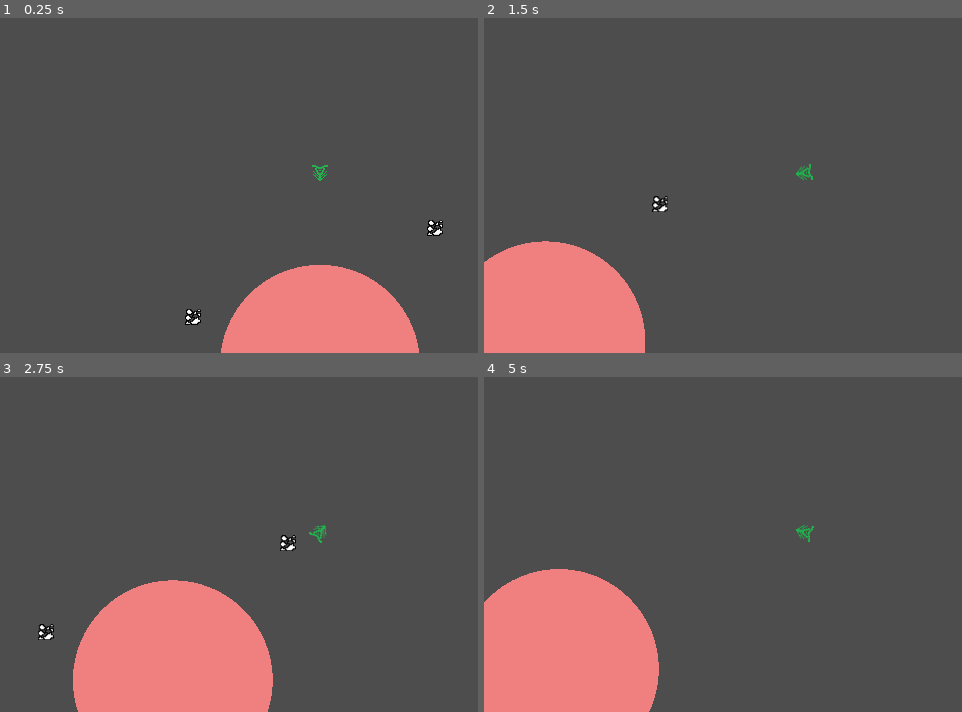
Above: before the commit, frames 1-4 (two rows, left to right).
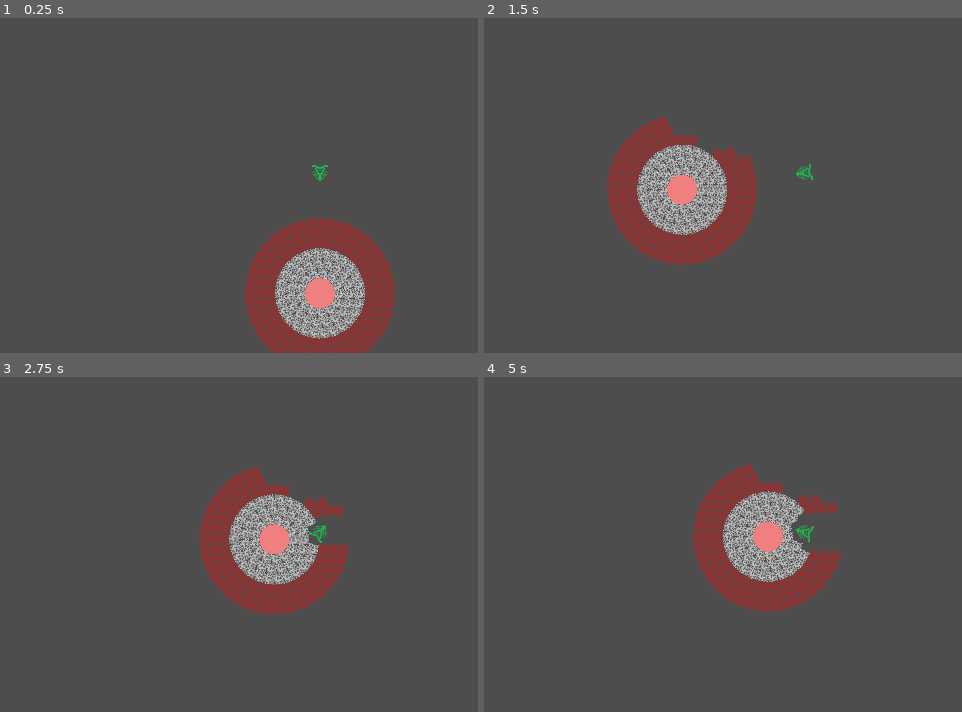
Above: after the commit, the same moments.

Repository: erenliving/UntitledDiggingGame
Game: Godot game, scene res://scenes/main.tscn
Same seed, same stepped clock (60 frames per second), same inputs: the game is played once before the commit and once after it.
Inputs (mouse positions are in pixels of both pictures, inside the frame that each line leads up to):
- Up to frame 1 (0.25 s): no input
- Up to frame 2 (1.5 s): move the mouse to (942, 155) at 0.52 s; hold Right (ui_right) from 0.53 s (still down); tap Up (ui_up) at 0.77 s; move the mouse to (675, 192) at 1.27 s
- Up to frame 3 (2.75 s): tap Up (ui_up) at 1.52 s; move the mouse to (382, 454) at 2.02 s; release Right (ui_right) at 2.03 s; hold Left (ui_left) from 2.03 s (still down)
- Up to frame 4 (5 s): move the mouse to (770, 604) at 2.77 s; release Left (ui_left) at 2.78 s; hold Right (ui_right) 2.78-4.28 s; tap Up (ui_up) at 3.02, 3.77, 4.52 s; move the mouse to (outside the picture) at 3.52 s; move the mouse to (613, 477) at 4.27 s; hold Left (ui_left) from 4.28 s (still down)

The runs differ from the first frame. In frame 1, 11% of the frame differs, in the area x 38-93%, y 59-100%; in frame 2, 18%; in frame 3, 22%, in the area x 7-74%, y 26-100%; in frame 4, 21%.

Commit message:
Feature/level builder (#5)
* Add LevelBuilder

* Add LevelDefinitions and autoload script

* Add level definitions to level builder

* Add physics layer names

* Adjust player gravity

* Updating rock art asset

* Add more rock types

* Modulate rock sprite color based on type

* Update object collision layers and masks

* Rotate rock sprites to improve planet look

Diff:
--- a/project.godot
+++ b/project.godot
@@ -18,6 +18,7 @@
 [autoload]
 
 SignalBus="*res://scripts/signal_bus.gd"
+LevelDefinitions="*res://scripts/level_definitions.gd"
 
 [display]
 
@@ -26,6 +27,12 @@
 window/stretch/mode="canvas_items"
 window/stretch/scale_mode="integer"
 
+[layer_names]
+
+2d_physics/layer_1="player"
+2d_physics/layer_2="rocks"
+2d_physics/layer_3="core"
+
 [rendering]
 
 renderer/rendering_method="gl_compatibility"
--- a/scenes/core.tscn
+++ b/scenes/core.tscn
@@ -3,11 +3,13 @@
 [ext_resource type="Script" path="res://scripts/core.gd" id="1_80qi3"]
 
 [sub_resource type="CircleShape2D" id="CircleShape2D_m7j3x"]
+radius = 50.0
 
 [node name="Core" type="Node2D"]
 script = ExtResource("1_80qi3")
 
 [node name="StaticBody2D" type="StaticBody2D" parent="."]
+collision_layer = 4
 
 [node name="CollisionShape2D" type="CollisionShape2D" parent="StaticBody2D"]
 shape = SubResource("CircleShape2D_m7j3x")
--- a/scenes/main.tscn
+++ b/scenes/main.tscn
@@ -1,8 +1,9 @@
-[gd_scene load_steps=4 format=3 uid="uid://ktaca8isg8vw"]
+[gd_scene load_steps=5 format=3 uid="uid://ktaca8isg8vw"]
 
 [ext_resource type="PackedScene" uid="uid://c7wgkaipuwh5n" path="res://scenes/player.tscn" id="1_cakok"]
 [ext_resource type="PackedScene" uid="uid://r8ljkeio1qwg" path="res://scenes/rock.tscn" id="2_ny5hl"]
 [ext_resource type="PackedScene" uid="uid://m7bnmhbg2uft" path="res://scenes/core.tscn" id="3_qulcl"]
+[ext_resource type="Script" path="res://scripts/level_builder.gd" id="4_ly1ea"]
 
 [node name="Main" type="Node"]
 
@@ -15,10 +16,7 @@
 [node name="RemoteTransform2D" type="RemoteTransform2D" parent="Player"]
 remote_path = NodePath("../../Camera2D")
 
-[node name="Rock" parent="." instance=ExtResource("2_ny5hl")]
-position = Vector2(115, -137)
-
-[node name="Rock2" parent="." instance=ExtResource("2_ny5hl")]
-position = Vector2(-127, -48)
-
-[node name="Core" parent="." instance=ExtResource("3_qulcl")]
+[node name="LevelBuilder" type="Node" parent="."]
+script = ExtResource("4_ly1ea")
+core_scene = ExtResource("3_qulcl")
+rock_scene = ExtResource("2_ny5hl")
--- a/scenes/player.tscn
+++ b/scenes/player.tscn
@@ -7,6 +7,7 @@
 size = Vector2(16, 16)
 
 [node name="Player" type="CharacterBody2D"]
+collision_mask = 6
 script = ExtResource("1_375oh")
 metadata/_edit_group_ = true
 
--- a/scenes/rock.tscn
+++ b/scenes/rock.tscn
@@ -1,13 +1,13 @@
 [gd_scene load_steps=4 format=3 uid="uid://r8ljkeio1qwg"]
 
 [ext_resource type="Script" path="res://scripts/rock.gd" id="1_5a8og"]
-[ext_resource type="Texture2D" uid="uid://duc7jfqaywnc2" path="res://assets/rock.png" id="1_ys683"]
+[ext_resource type="Texture2D" uid="uid://clqr5k5xdx5ao" path="res://assets/rock.png" id="1_ys683"]
 
 [sub_resource type="RectangleShape2D" id="RectangleShape2D_sglyr"]
-size = Vector2(16, 16)
+size = Vector2(10, 10)
 
 [node name="Rock" type="RigidBody2D"]
-collision_mask = 0
+collision_layer = 2
 gravity_scale = 0.0
 script = ExtResource("1_5a8og")
 
--- a/scripts/core.gd
+++ b/scripts/core.gd
@@ -4,20 +4,14 @@
 
 class_name Core
 
-@export var radius: float = 100
+@export var radius: float = 50
 @export var health: int = 100
 
 @onready var collision_shape_2d = $StaticBody2D/CollisionShape2D
 
-# Called when the node enters the scene tree for the first time.
 func _ready():
 	(collision_shape_2d.shape as CircleShape2D).radius = radius
 
 
-# Called every frame. 'delta' is the elapsed time since the previous frame.
-func _process(delta):
-	pass
-
-
 func _draw():
 	draw_circle(Vector2.ZERO, radius, Color.LIGHT_CORAL)
--- a/scripts/global.gd
+++ b/scripts/global.gd
@@ -1,6 +1,36 @@
 class_name Global
 
-enum RockType {DIRT, ROCK, IRON}
-const DAMAGE_TABLE = {RockType.DIRT: 1, RockType.ROCK: 5, RockType.IRON: 25}
-const ROCK_HEALTH_TABLE = {RockType.DIRT: 1, RockType.ROCK: 10, RockType.IRON: 50}
-const RESOURCE_TABLE = {RockType.DIRT: 5, RockType.ROCK: 10, RockType.IRON: 1}
+enum RockType {DIRT, ROCK, IRON, COPPER, ALUMINUM, COBALT}
+
+const DAMAGE_TABLE = {
+	RockType.DIRT: 1,
+	RockType.ROCK: 5,
+	RockType.IRON: 25,
+	RockType.COPPER: 15,
+	RockType.ALUMINUM: 10,
+	RockType.COBALT: 50
+}
+const ROCK_HEALTH_TABLE = {
+	RockType.DIRT: 1,
+	RockType.ROCK: 10,
+	RockType.IRON: 50,
+	RockType.COPPER: 50,
+	RockType.ALUMINUM: 50,
+	RockType.COBALT: 50
+}
+const RESOURCE_TABLE = {
+	RockType.DIRT: 5,
+	RockType.ROCK: 10,
+	RockType.IRON: 1,
+	RockType.COPPER: 5,
+	RockType.ALUMINUM: 3,
+	RockType.COBALT: 1
+}
+const ROCK_COLOR_TABLE = {
+	RockType.DIRT: Color.BROWN,
+	RockType.ROCK: Color.GRAY,
+	RockType.IRON: Color.SILVER,
+	RockType.COPPER: Color.ORANGE_RED,
+	RockType.ALUMINUM: Color.WHITE,
+	RockType.COBALT: Color.BLUE
+}
--- /dev/null
+++ b/scripts/level_builder.gd
@@ -0,0 +1,50 @@
+extends Node
+
+
+class_name LevelBuilder
+
+@export var core_scene: PackedScene
+@export var rock_scene: PackedScene
+
+func _ready():
+	build_level(LevelDefinitions.get_current_level_definition())
+
+func build_level(level_definition):
+	var origin = Vector2.ZERO
+
+	spawn_core(origin, level_definition.core_radius)
+	spawn_rocks(origin, level_definition)
+
+func spawn_core(position: Vector2, radius: float):
+	var core = core_scene.instantiate() as Core
+	# Set radius property before adding as child so it's collision shape is correct size
+	core.radius = radius
+	add_child(core)
+	core.set_position(position)
+
+func spawn_rocks(center: Vector2, level_definition):
+	var first_layer_offset = 5
+	var initial_radius = level_definition.core_radius + first_layer_offset
+	var layer_offset = 10
+	var current_layer = 0
+	for i in range(level_definition.rock_layers.size()):
+		var rock_type = level_definition.rock_layers[i]
+		var current_radius = initial_radius + (i * layer_offset)
+		var current_circumference = 2 * PI * current_radius
+		# Opt to round up on number of objects here, prefer to have some overlap over some gaps
+		var num_rocks = ceil(current_circumference / 10)
+		spawn_rocks_in_circle(num_rocks, current_radius, rock_type, center)
+		current_layer += 1
+
+func spawn_rocks_in_circle(n: int, r: float, rock_type: Global.RockType, center = Vector2.ZERO):
+	var offset = 2.0 * PI / abs(n)
+	for i in range(n):
+		var theta = i * offset
+		var pos = Vector2.from_angle(theta) * r
+		var rock = rock_scene.instantiate() as Rock
+		add_child(rock)
+		rock.set_position(center + pos)
+		# Rotate the sprite to have its "bottom" point towards circle center
+		# Makes the circle look a bit better
+		rock.set_rotation(theta - (PI / 2))
+		rock.setRockType(rock_type)
--- /dev/null
+++ b/scripts/level_definitions.gd
@@ -0,0 +1,43 @@
+extends Node
+
+var current_level = 1
+
+var level_1 = {
+	core_radius = 15,
+	rock_layers = [
+		Global.RockType.IRON,
+		Global.RockType.ROCK,
+		Global.RockType.ROCK,
+		Global.RockType.DIRT,
+		Global.RockType.DIRT,
+		Global.RockType.DIRT
+	]
+}
+var level_2 = {
+	core_radius = 50,
+	rock_layers = [
+		Global.RockType.COBALT,
+		Global.RockType.COBALT,
+		Global.RockType.COBALT,
+		Global.RockType.ALUMINUM,
+		Global.RockType.ALUMINUM,
+		Global.RockType.ALUMINUM,
+		Global.RockType.ALUMINUM,
+		Global.RockType.ALUMINUM,
+		Global.RockType.COPPER,
+		Global.RockType.COPPER,
+		Global.RockType.COPPER,
+		Global.RockType.COPPER,
+		Global.RockType.COPPER,
+		Global.RockType.COPPER,
+		Global.RockType.COPPER,
+		Global.RockType.COPPER
+	]
+}
+var levels = [
+	level_1,
+	level_2
+]
+
+func get_current_level_definition():
+	return levels[current_level - 1]
--- a/scripts/player.gd
+++ b/scripts/player.gd
@@ -5,7 +5,14 @@
 
 @export var SPEED = 300.0
 var HEALTH = 100
-var RESOURCES = {Global.RockType.DIRT: 0, Global.RockType.ROCK: 0, Global.RockType.IRON: 0}
+var RESOURCES = {
+	Global.RockType.DIRT: 0,
+	Global.RockType.ROCK: 0,
+	Global.RockType.IRON: 0,
+	Global.RockType.COPPER: 0,
+	Global.RockType.ALUMINUM: 0,
+	Global.RockType.COBALT: 0
+}
 
 # Get the gravity from the project settings to be synced with RigidBody nodes.
 var gravity = ProjectSettings.get_setting("physics/2d/default_gravity")
@@ -25,7 +32,7 @@
 	# Add the gravity.
 	if not is_on_floor():
 		# TODO: use gravity project setting
-		velocity += (Vector2.ZERO - position) * 10 * delta
+		velocity += (Vector2.ZERO - position) * 2
 
 	var collision = move_and_collide(velocity * delta)
 	if collision:
@@ -33,6 +40,8 @@
 
 		if collision.get_collider() is Rock:
 			print("Player hit Rock")
+			# 1. Hit rock for damage
+			# 2. Take damage from rock
 			var rock = collision.get_collider()
 			# TODO: replace with player damage variable
 			rock.hit(1)
@@ -40,6 +49,8 @@
 			if HEALTH <= 0:
 				print("Player dead")
 				SignalBus.player_dead.emit()
+		elif collision.get_collider() is Core:
+			print("Player hit Core")
 
 func _on_rock_destroyed(rock_type: Global.RockType, resource_amount: int):
 	print("Player received rock destroyed for type ", rock_type, " and amount ", resource_amount)
--- a/scripts/rock.gd
+++ b/scripts/rock.gd
@@ -13,6 +13,7 @@
 func setRockProperties(new_rock_type: Global.RockType):
 	RESOURCE_AMOUNT = Global.RESOURCE_TABLE[new_rock_type]
 	HEALTH = Global.ROCK_HEALTH_TABLE[new_rock_type]
+	modulate = Global.ROCK_COLOR_TABLE[new_rock_type]
 
 func setRockType(new_rock_type: Global.RockType):
 	ROCK_TYPE = new_rock_type
Binary file changed: assets/rock.png
Not shown, changed: assets/rock.png.import
